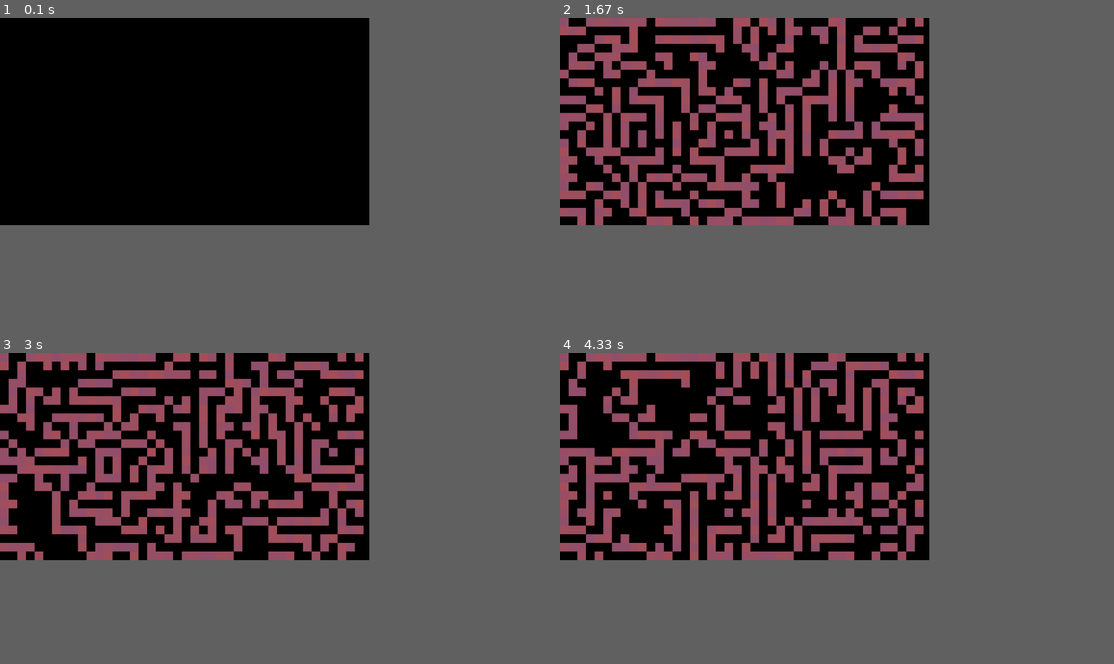
Above: before the commit, frames 1-4 (two rows, left to right).
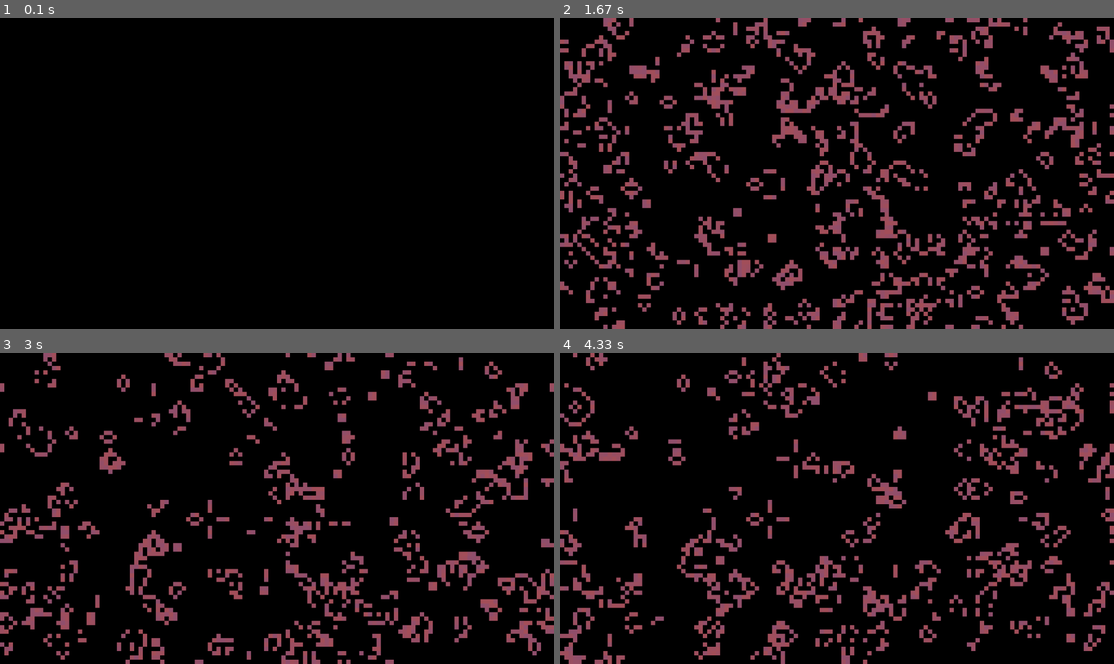
Above: after the commit, the same moments.

Repository: grant-king/pygame
Game: pygame game, started from simulations/conway_life/ca_1.py
Same seed, same stepped clock (60 frames per second), same inputs: the game is played once before the commit and once after it.
Inputs:
- Up to frame 1 (0.1 s): no input
- Up to frame 2 (1.67 s): no input
- Up to frame 3 (3 s): no input
- Up to frame 4 (4.33 s): no input
In our replay, the window is 600x337 before the commit and 900x506 after it. These sizes can differ from the game's own. Grey fills any space a smaller window leaves; there, only what the larger window draws over its background counts as a difference.

The runs differ from the first frame. In frame 1, only the window size differs. In frame 2, 32% of the frame differs, in the area x 0-100%, y 0-100%; in frame 3, 30%; in frame 4, 30%.

Commit message:
Update simulation
Fix bugs and refactor to improve performance.

Moved cell interaction logic to grid class.

Add screen wrap so cells on borders can interact.

Improved performance with much less rifling through lists.

Diff:
--- a/simulations/conway_life/ca_1.py
+++ b/simulations/conway_life/ca_1.py
@@ -10,8 +10,8 @@
             return False
     return True
 
-SCREEN_SIZE = [1280, 720]
-CELL_SIZE = 30
+SCREEN_SIZE = [1920, 1080]
+CELL_SIZE = 15
 BACKGROUND_COLOR = [0, 3, 1]
 
 pygame.init()
@@ -27,38 +27,11 @@
 while running:
     events = pygame.event.get()
     clock.tick(10)
-    print()
     running = listen_quit(events)
 
-    #interaction logic
-    for cell in grid.cells:
-        cidx, ridx = cell.column_idx, cell.row_idx
-        try:
-            #north, ne, e, se, s, sw, w, nw
-            neighbors = [
-                grid.get_cell(cidx, ridx - 1).alive,
-                grid.get_cell(cidx + 1, ridx - 1).alive,
-                grid.get_cell(cidx + 1, ridx).alive,
-                grid.get_cell(cidx + 1, ridx + 1).alive,
-                grid.get_cell(cidx, ridx + 1).alive,
-                grid.get_cell(cidx - 1, ridx + 1).alive,
-                grid.get_cell(cidx - 1, ridx).alive,
-                grid.get_cell(cidx - 1, ridx - 1).alive,
-                ]
-            neighborhood = sum(neighbors)
-            if cell.alive:
-                if neighborhood < 2 or neighborhood > 3:
-                    cell.alive = False
-            else:
-                if neighborhood == 3:
-                    cell.alive = True
-        except:
-            pass
+    #update and draw
 
-    #update and draw
-    for cell in grid.cells:
-        cell.update(events)
-
+    grid.update()
     pygame.display.flip()
 
 pygame.quit()
--- a/simulations/conway_life/ca_models.py
+++ b/simulations/conway_life/ca_models.py
@@ -25,7 +25,7 @@
 
         self.alive = living
 
-    def update(self, events_list):
+    def update(self):
         self.update_states()
         self.draw()
 
@@ -46,17 +46,75 @@
         self.CELL_SIZE = cell_size
 
         self.cells = []
-        self.columns = self.SCREEN_SIZE[0] // self.CELL_SIZE
-        self.rows = self.SCREEN_SIZE[1] // self.CELL_SIZE
-
+        self.num_columns = self.SCREEN_SIZE[0] // self.CELL_SIZE
+        self.num_rows = self.SCREEN_SIZE[1] // self.CELL_SIZE
+        self.current_states = []
         self.build_cells()
 
     def build_cells(self):
-        for col_idx in range(self.columns):
-            for row_idx in range(self.rows):
-                self.cells.append(Cell(self.CELL_SIZE, col_idx, row_idx, random.choice([True, False])))
+        self.cells = [[0 for row in range(self.num_rows)] for column in range(self.num_columns)]
+        for col_idx in range(self.num_columns):
+            for row_idx in range(self.num_rows):
+                self.cells[col_idx][row_idx] = Cell(self.CELL_SIZE, col_idx, row_idx, random.choice([True, False]))
 
     def get_cell(self, col_idx, row_idx):
         for cell in self.cells:
             if cell.column_idx == col_idx and cell.row_idx == row_idx:
                     return cell
+
+    def update(self):
+        self.update_states()
+        self.update_draw()
+
+    def update_draw(self):
+        for cell_row in self.cells:
+            for cell in cell_row:
+                cell.update()
+
+    def update_states(self):
+        #capture 2d bool array of current states
+        self.current_states = [[0 for row in range(self.num_rows)] for column in range(self.num_columns)]
+        for column in range(self.num_columns):
+            for row in range(self.num_rows):
+                self.current_states[column][row] = self.cells[column][row].alive
+
+        for cell_row in self.cells:
+            for cell in cell_row:
+                cidx, ridx = cell.column_idx, cell.row_idx
+                #wrap screen
+                if ridx == self.num_rows - 1:
+                    rplus = 0
+                else:
+                    rplus = ridx + 1
+                if ridx == 0:
+                    rminus = self.num_rows - 1
+                else:
+                    rminus = ridx - 1
+                if cidx == self.num_columns - 1:
+                    cplus = 0
+                else:
+                    cplus = cidx + 1
+                if cidx == 0:
+                    cminus = self.num_columns - 1
+                else:
+                    cminus = cidx - 1
+
+                #north, ne, e, se, s, sw, w, nw
+                neighbors = [
+                    self.current_states[cidx][rminus],
+                    self.current_states[cplus][rminus],
+                    self.current_states[cplus][ridx],
+                    self.current_states[cplus][rplus],
+                    self.current_states[cidx][rplus],
+                    self.current_states[cminus][rplus],
+                    self.current_states[cminus][ridx],
+                    self.current_states[cminus][rminus],
+                    ]
+
+                neighborhood = sum(neighbors)
+                if cell.alive:
+                    if neighborhood < 2 or neighborhood > 3:
+                        cell.alive = False
+                else:
+                    if neighborhood == 3:
+                        cell.alive = True
